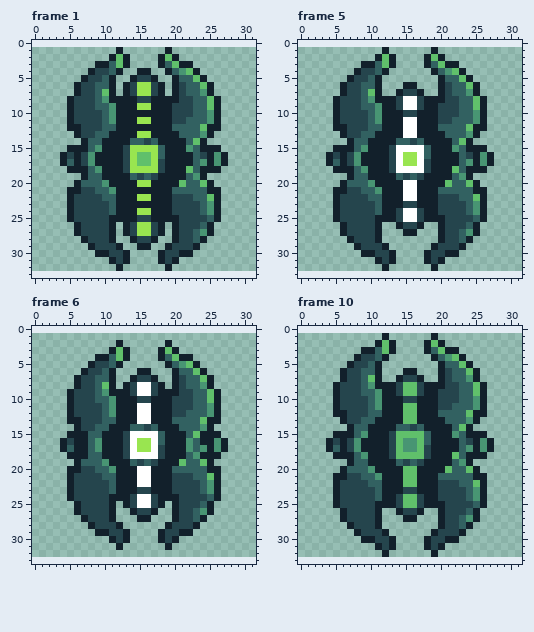
One commit to this pixel-art file: Project_Bolts/lib/spritesheets/Animations/LaserAntlion/Shoot/Antlion_Shoot.aseprite. The picture above is the old version.
32x32 pixels, 18 frames. Shown: frame 1, frame 5, frame 6, frame 10. The old version is drawn lined up with the new one, on the new canvas. The commit also changed other frames, which this record leaves out.
The result:
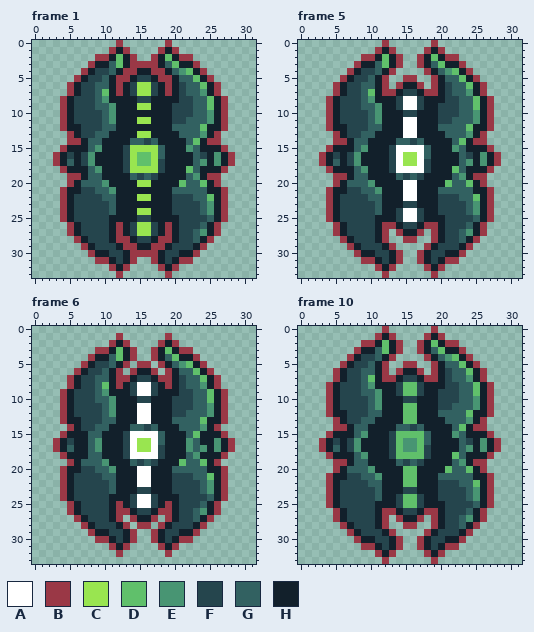
Palette (. is transparent): A #ffffff  B #9a3846  C #99e550  D #60c06b  E #489573  F #25454d  G #326161  H #12202b
Difference:
canvas 32x32 -> 32x34, the old top-left corner now at 0,1
Changed rows in their new state; - is an unchanged pixel.
Frame 1:
first column x 3:
 0 ---------B------B---------
 1 --------B-B----B-B--------
 2 ------BB---B--B---BB------
 3 -----B-----BBBB-----B-----
 4 ----B-----BB--BB-----B----
 5 ---B-----BB----BB-----B---
 6 --B------B------B------B--
 7 --B------B------B------B--
 8 -B----------------------B-
 9 -B----------------------B-
10 -B----------------------B-
11 -B----------------------B-
12 -B----------------------B-
13 --B--------------------B--
14 --BB------------------BB--
15 -B----------------------B-
16 B------------------------B
17 B------------------------B
18 -B----------------------B-
19 --BB------------------BB--
20 --B--------------------B--
21 -B----------------------B-
22 -B----------------------B-
23 -B----------------------B-
24 -B----------------------B-
25 -B----------------------B-
26 --B------B------B------B--
27 --B------B------B------B--
28 ---B-----BB----BB-----B---
29 ----B-----BB--BB-----B----
30 -----B-----BBBB-----B-----
31 ------BB---B--B---BB------
32 --------B-B----B-B--------
33 ---------B------B---------
Frame 5:
first column x 3:
 0 ---------B------B---------
 1 --------B-B----B-B--------
 2 ------BB---B--B---BB------
 3 -----B-----B--B-----B-----
 4 ----B-----B----B-----B----
 5 ---B-----B--BB--B-----B---
 6 --B------B-B--B-B------B--
 7 --B------BB----BB------B--
 8 -B----------------------B-
 9 -B----------------------B-
10 -B----------------------B-
11 -B----------------------B-
12 -B----------------------B-
13 --B--------------------B--
14 --BB------------------BB--
15 -B----------------------B-
16 B------------------------B
17 B------------------------B
18 -B----------------------B-
19 --BB------------------BB--
20 --B--------------------B--
21 -B----------------------B-
22 -B----------------------B-
23 -B----------------------B-
24 -B----------------------B-
25 -B----------------------B-
26 --B------BB----BB------B--
27 --B------B-B--B-B------B--
28 ---B-----B--BB--B-----B---
29 ----B-----B----B-----B----
30 -----B-----B--B-----B-----
31 ------BB---B--B---BB------
32 --------B-B----B-B--------
33 ---------B------B---------
Frame 6:
first column x 3:
 1 ---------B------B---------
 2 --------B-B----B-B--------
 3 ------BB---B--B---BB------
 4 -----B-----B--B-----B-----
 5 ----B-----B-BB-B-----B----
 6 ---B-----B-B--B-B-----B---
 7 --B------BB----BB------B--
 8 --B------B------B------B--
 9 -B----------------------B-
10 -B----------------------B-
11 -B----------------------B-
12 -B----------------------B-
13 -B----------------------B-
14 --B--------------------B--
15 -B----------------------B-
16 B------------------------B
17 B------------------------B
18 -B----------------------B-
19 --B--------------------B--
20 -B----------------------B-
21 -B----------------------B-
22 -B----------------------B-
23 -B----------------------B-
24 -B----------------------B-
25 --B------B------B------B--
26 --B------BB----BB------B--
27 ---B-----B-B--B-B-----B---
28 ----B-----B-BB-B-----B----
29 -----B-----B--B-----B-----
30 ------BB---B--B---BB------
31 --------B-B----B-B--------
32 ---------B------B---------
Frame 10: the same change as frame 5
Where, in picture pixels (left, top, right, bottom), the same in both pictures:
added: (53, 40, 235, 278)
added: (319, 40, 501, 278)
added: (53, 333, 235, 557)
added: (319, 326, 501, 564)
